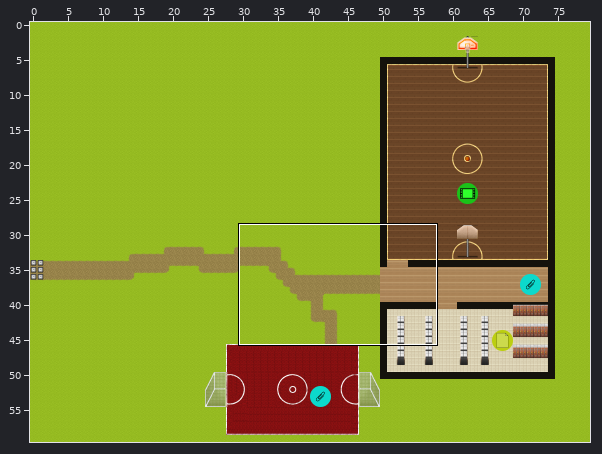
A Tiled map (JSON) gets an edit: raw/maps/sport.json. Above: a wide view before the commit, with the close-up outlined.
Close-up. Before:
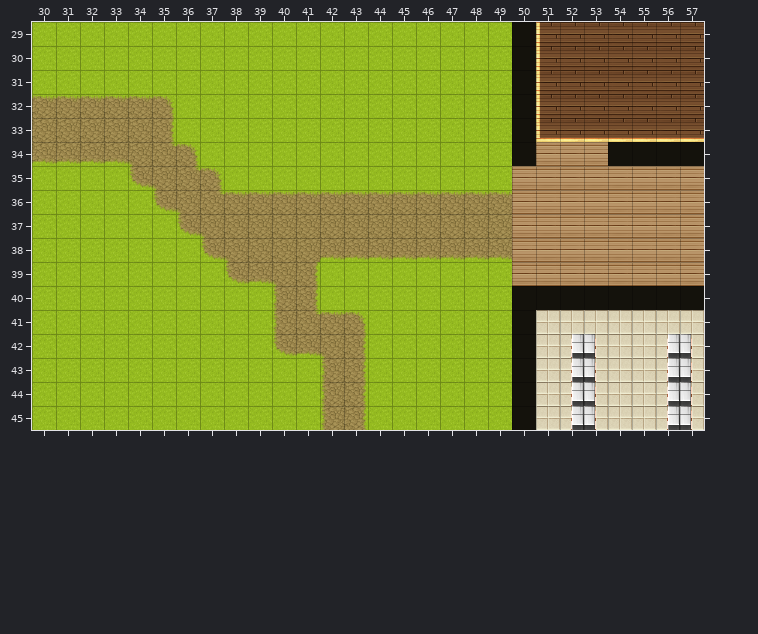
Cells are 32x32 px. Shown: x 30..57, y 29..45. The commit also changed other parts of the map, which this record leaves out. The old version is drawn lined up with the new one.
Now the later version:
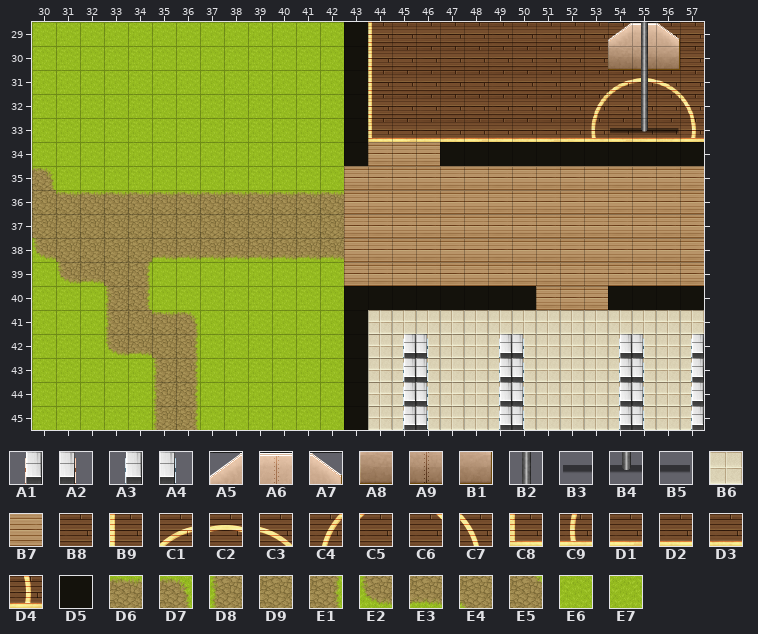
Key: from "Tile 2": A1 2, A2 3, A3 34, A4 35; from "Tile 4": A5 163, A6 164, A7 165, A8 179, A9 180, B1 181, B2 209, B3 224, B4 225, B5 226; from "Tile A5": B6 12, B7 16, B8 52, B9 57, C1 107, C2 108, C3 109, C4 114, C5 115, C6 117, C7 118, C8 121, C9 122, D1 123, D2 124, D3 125, D4 126; from "Wallsnew": D5 97; from "[A]Grass1-Dirt2_pipo": D6 6, D7 7, D8 13, D9 14, E1 15, E2 21, E3 22, E4 29, E5 36; from "[A]Grass1_pipo": E6 4, E7 4 flipped left-right.
__ is an empty cell.
Tiles replaced or removed in this view: A1, A2, B6, B7, B8, B9, C8, D1, D5, D6, D7, D8, D9, E1, E2, E3, E4, E5, E7.
The exact change:
Changed rows in their new state; .. is an unchanged cell.
map size 80x60 -> 72x60 cells
Layer "floor":
first column x 30:
29 E6 E6 E6 E6 E6 E6 E6 E6 E6 E6 E6 E6 E6 __ __ __ __ __ __ __ __ __ .. .. __ __ __ ..
30 E6 E6 E6 E6 E6 E6 E6 E6 E6 E6 E6 E6 E6 __ __ __ __ __ __ __ __ __ .. .. __ __ __ ..
31 E6 E6 E6 E6 E6 E6 E6 E6 E6 E6 E6 E6 E6 __ __ __ __ __ __ __ __ __ .. .. __ __ __ ..
32 E6 E6 E6 E6 E6 E6 E6 E6 E6 E6 E6 E6 E6 __ __ __ __ __ __ __ __ __ .. __ __ __ __ __
33 E6 E6 E6 E6 E6 E6 E6 E6 E6 E6 E6 E6 E6 __ __ __ __ __ __ __ __ __ .. __ __ __ __ __
34 E6 E6 E6 E6 E6 E6 E6 E6 E6 E6 E6 E6 E6 __ __ __ __ __ __ __ .. __ __ __ .. .. .. ..
35 __ E6 E6 E6 E6 E6 E6 E6 E6 E6 E6 E6 E6 __ __ __ __ __ __ __ .. .. .. .. .. .. .. ..
36 __ __ __ __ __ __ __ __ .. .. .. .. .. __ __ __ __ __ __ __ .. .. .. .. .. .. .. ..
37 __ __ __ __ __ __ __ __ .. .. .. .. .. __ __ __ __ __ __ __ .. .. .. .. .. .. .. ..
38 __ __ __ __ __ __ __ __ __ __ __ __ .. __ __ __ __ __ __ __ .. .. .. .. .. .. .. ..
39 E6 __ __ __ __ E6 E6 E6 E6 E6 E6 E6 E6 __ __ __ __ __ __ __ .. .. .. .. .. .. .. ..
40 E6 E6 E6 __ __ E6 E6 E6 E6 E6 E6 E6 E6 __ __ __ __ __ __ __ .. __ __ __ .. .. .. ..
41 E6 E6 E6 __ __ __ __ E6 E6 E6 E6 E6 E6 __ __ __ __ __ __ __ __ .. .. .. .. .. .. ..
42 E6 E6 E6 __ __ __ __ E6 E6 E6 E6 E6 E6 __ __ __ __ __ __ __ __ .. __ __ __ __ __ __
43 E6 E6 E6 E6 E6 __ __ E6 E6 E6 E6 E6 E6 __ __ __ __ __ __ __ __ .. __ __ __ __ __ __
44 E6 E6 E6 E6 E6 __ __ E6 E6 E6 E6 E6 E6 __ __ __ __ __ __ __ __ .. __ __ __ __ __ __
45 E6 E6 E6 E6 E6 __ __ E6 E6 E6 E6 E6 E6 __ __ __ __ __ __ __ __ .. __ __ __ __ __ __
Layer "Weg":
first column x 30:
35 D7 .. .. .. .. .. .. .. .. .. .. .. .. .. .. .. .. .. .. .. .. .. .. .. .. .. .. ..
36 D9 D6 D6 D6 D6 D6 D6 D6 .. .. .. .. .. .. .. .. .. .. .. .. .. .. .. .. .. .. .. ..
37 D9 D9 D9 D9 D9 D9 D9 D9 .. .. .. .. .. .. .. .. .. .. .. .. .. .. .. .. .. .. .. ..
38 E2 D9 D9 D9 D9 E3 E3 E3 E3 E3 E3 E3 .. .. .. .. .. .. .. .. .. .. .. .. .. .. .. ..
39 .. E2 E3 D9 E1 .. .. .. .. .. .. .. .. .. .. .. .. .. .. .. .. .. .. .. .. .. .. ..
40 .. .. .. D8 E1 .. .. .. .. .. .. .. .. .. .. .. .. .. .. .. .. .. .. .. .. .. .. ..
41 .. .. .. D8 D9 D6 D7 .. .. .. .. .. .. .. .. .. .. .. .. .. .. .. .. .. .. .. .. ..
42 .. .. .. E2 E3 D9 E1 .. .. .. .. .. .. .. .. .. .. .. .. .. .. .. __ __ .. .. __ __
43 .. .. .. .. .. D8 E1 .. .. .. .. .. .. .. .. .. .. .. .. .. .. .. __ __ .. .. __ __
44 .. .. .. .. .. D8 E1 .. .. .. .. .. .. .. .. .. .. .. .. .. .. .. __ __ .. .. __ __
45 .. .. .. .. .. D8 E1 .. .. .. .. .. .. .. .. .. .. .. .. .. .. .. __ __ .. .. __ __
Layer "Sporthalle":
first column x 43:
29 D5 B9 B8 B8 B8 B8 B8 B8 B8 .. .. B8 .. B8 ..
30 D5 B9 B8 B8 B8 B8 B8 B8 B8 .. .. .. .. .. ..
31 D5 B9 B8 B8 B8 B8 B8 B8 B8 .. .. C1 C2 C3 ..
32 D5 B9 B8 B8 B8 B8 B8 B8 B8 .. C4 C5 B8 C6 C7
33 D5 C8 D1 D2 D3 D1 D2 D3 D1 .. C9 D1 D2 D3 D4
34 D5 B7 B7 B7 D5 D5 D5 .. D5 D5 D5 .. .. .. ..
35 B7 B7 B7 B7 B7 B7 B7 .. .. .. .. .. .. .. ..
36 B7 B7 B7 B7 B7 B7 B7 .. .. .. .. .. .. .. ..
37 B7 B7 B7 B7 B7 B7 B7 .. .. .. .. .. .. .. ..
38 B7 B7 B7 B7 B7 B7 B7 .. .. .. .. .. .. .. ..
39 B7 B7 B7 B7 B7 B7 B7 .. .. .. .. .. .. .. ..
40 D5 D5 D5 D5 D5 D5 D5 .. B7 B7 B7 .. .. .. ..
41 D5 B6 B6 B6 B6 B6 B6 B6 .. .. .. .. .. .. ..
42 D5 B6 B6 B6 B6 B6 B6 B6 .. B6 B6 B6 B6 B6 B6
43 D5 B6 B6 B6 B6 B6 B6 B6 .. B6 B6 B6 B6 B6 B6
44 D5 B6 B6 B6 B6 B6 B6 B6 .. B6 B6 B6 B6 B6 B6
45 D5 B6 B6 B6 B6 B6 B6 B6 .. B6 B6 B6 B6 B6 B6
Layer "Sportgeraete":
first column x 54:
29 A5 A6 A7
30 A8 A9 B1
31 .. B2 ..
32 .. B2 ..
33 B3 B4 B5
first column x 45:
42 A3 A4 .. .. A3 A4 .. .. .. A3 A4 .. A3
43 A3 A4 .. .. A3 A4 .. .. .. A3 A4 .. A3
44 A3 A4 .. .. A3 A4 .. .. .. A3 A4 .. A3
45 A3 A4 .. .. A3 A4 .. .. .. A3 A4 .. A3
Layer "Sportgeraete2":
first column x 55:
29 B2
30 B2
Pixel boxes of the changes (left, top, right, bottom) in both close-ups:
changed: (32, 22, 704, 430)
